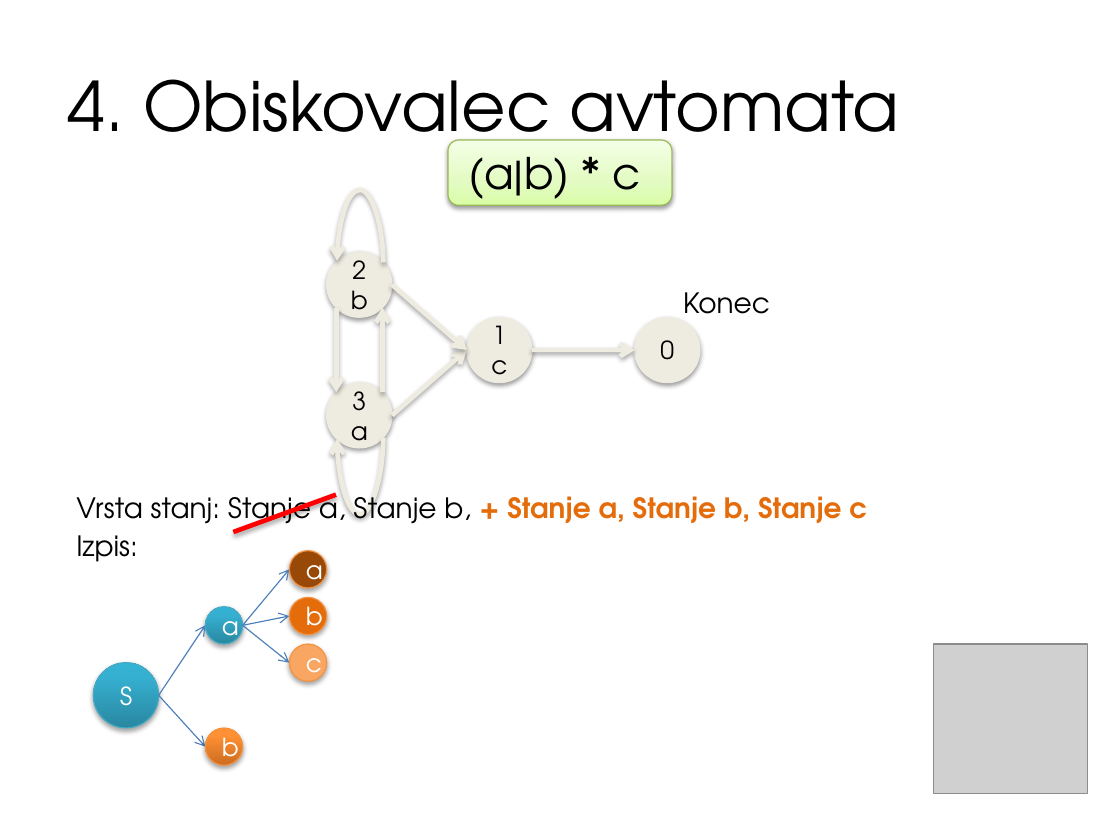
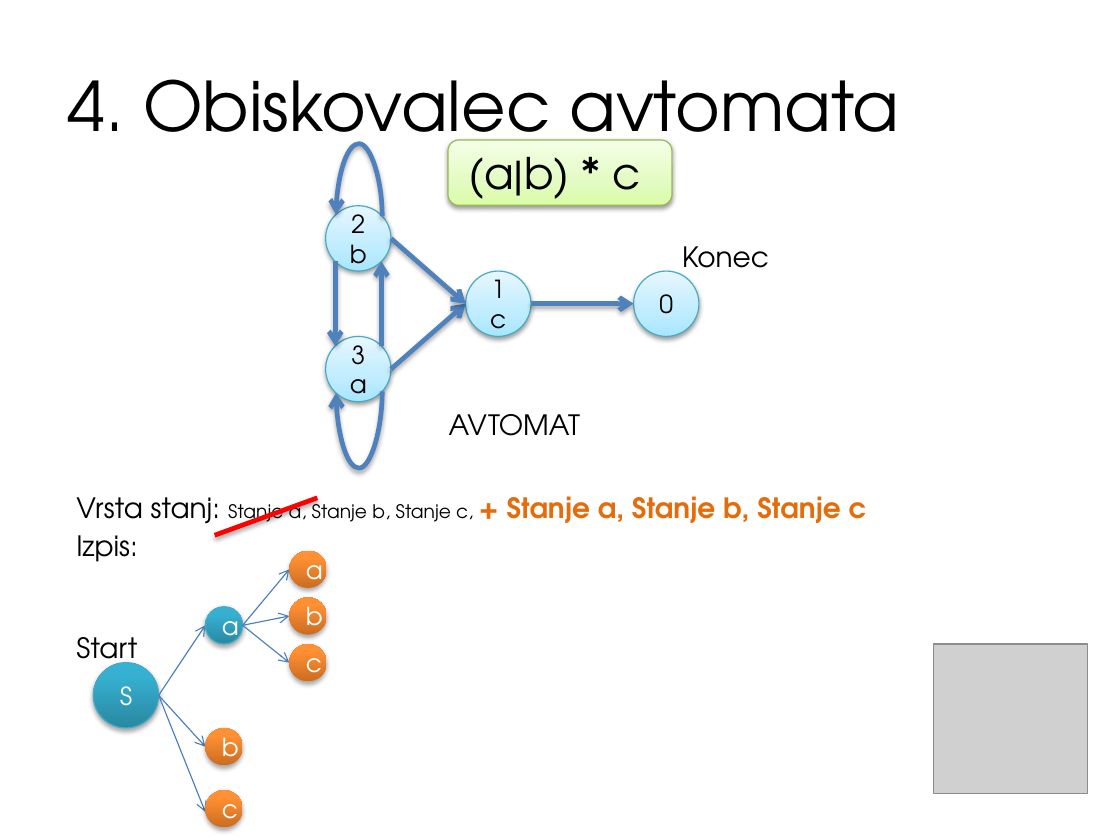
Before and after one commit to tadeboro/reglang, a slide deck: slide 14 of presentation/RegexRangers.pptx. Drawn at 1120x840 pixels with LibreOffice and Linux fonts; fonts in the diff are those of the drawing; grey boxes stand for pictures. Boxes give left, top, right and bottom in pixels: in the first picture for what was removed or moved away, otherwise in the second. Text is boxed around its words. In the diff, an @@ line names an element or a change of style, - is before the commit and + after.

```diff
--- a/presentation/RegexRangers.pptx
+++ b/presentation/RegexRangers.pptx
@@ curved arrow (382, 216) - (336, 215): stroke #EEECE1 3 pt to #4F81BD 3 pt @@
@@ arrow moved from (392, 416) - (467, 349) to (391, 239) - (466, 304) @@
@@ arrow (391, 239) - (466, 304): stroke #EEECE1 3 pt to #4F81BD 3 pt @@
@@ arrow (335, 262) - (335, 346): stroke #EEECE1 3 pt to #4F81BD 3 pt @@
@@ arrow (382, 346) - (382, 262): stroke #EEECE1 3 pt to #4F81BD 3 pt @@
@@ arrow moved from (392, 284) - (467, 349) to (391, 370) - (466, 304) @@
@@ arrow (391, 370) - (466, 304): stroke #EEECE1 3 pt to #4F81BD 3 pt @@
@@ arrow (531, 304) - (634, 304): stroke #EEECE1 3 pt to #4F81BD 3 pt @@
@@ fill #EEECE1 to gradient #A7E6FF to #C1EDFF to #E7F8FF; outline #EEECE1 0.75 pt to #46AAC5 0.75 pt in 4 elements at (634,271,699,336), (466,271,531,336), (326,206,391,271), (326,336,391,401) @@
@@ 4 ellipses, 3 arrows, 2 curved arrows, 1 text: place and size @@
-4 ellipses, 3 arrows, 2 curved arrows, 1 text at (327,189,770,515)
+4 ellipses, 3 arrows, 2 curved arrows, 1 text at (326,143,769,468)
@@ curved arrow (382, 391) - (336, 393): stroke #EEECE1 3 pt to #4F81BD 3 pt @@
@@ text added at (449,414,580,436), 18 pt, text #000000 @@
+AVTOMAT
@@ text at (76,496,867,532): text changed @@
-Vrsta stanj: Stanje a, Stanje b, + Stanje a, Stanje b, Stanje c
+Vrsta stanj: Stanje a, Stanje b, Stanje c, + Stanje a, Stanje b, Stanje c
@@ line moved from (233, 532) - (336, 495) to (215, 535) - (317, 498) @@
@@ ellipse "a" at (289,551,326,588): fill #984807 to gradient #CC6E20 to #FF9034 to #FF9136; outline #F69240 0.75 pt to none @@
@@ ellipse "b" at (289,597,326,634): fill #E46C0A to gradient #CC6E20 to #FF9034 to #FF9136; outline #F69240 0.75 pt to none @@
@@ text added at (76,637,137,672), 18 pt, text #000000 @@
+Start
@@ ellipse "c" at (289,644,326,681): fill #F8A662 to gradient #CC6E20 to #FF9034 to #FF9136; outline #F69240 0.75 pt to none @@
@@ arrow added from (159, 696) to (205, 812), #4B7EBC 0.75 pt @@
@@ ellipse "b" at (205,728,242,765): outline #F69240 0.75 pt to none @@
@@ ellipse added at (205,790,242,827), fill gradient #CC6E20 to #FF9034 to #FF9136, 16 pt, text #FFFFFF @@
+c
```
Also in this commit, not shown: 12 other slides changed, 4 slides added, 4 slides removed, 23 other files.
